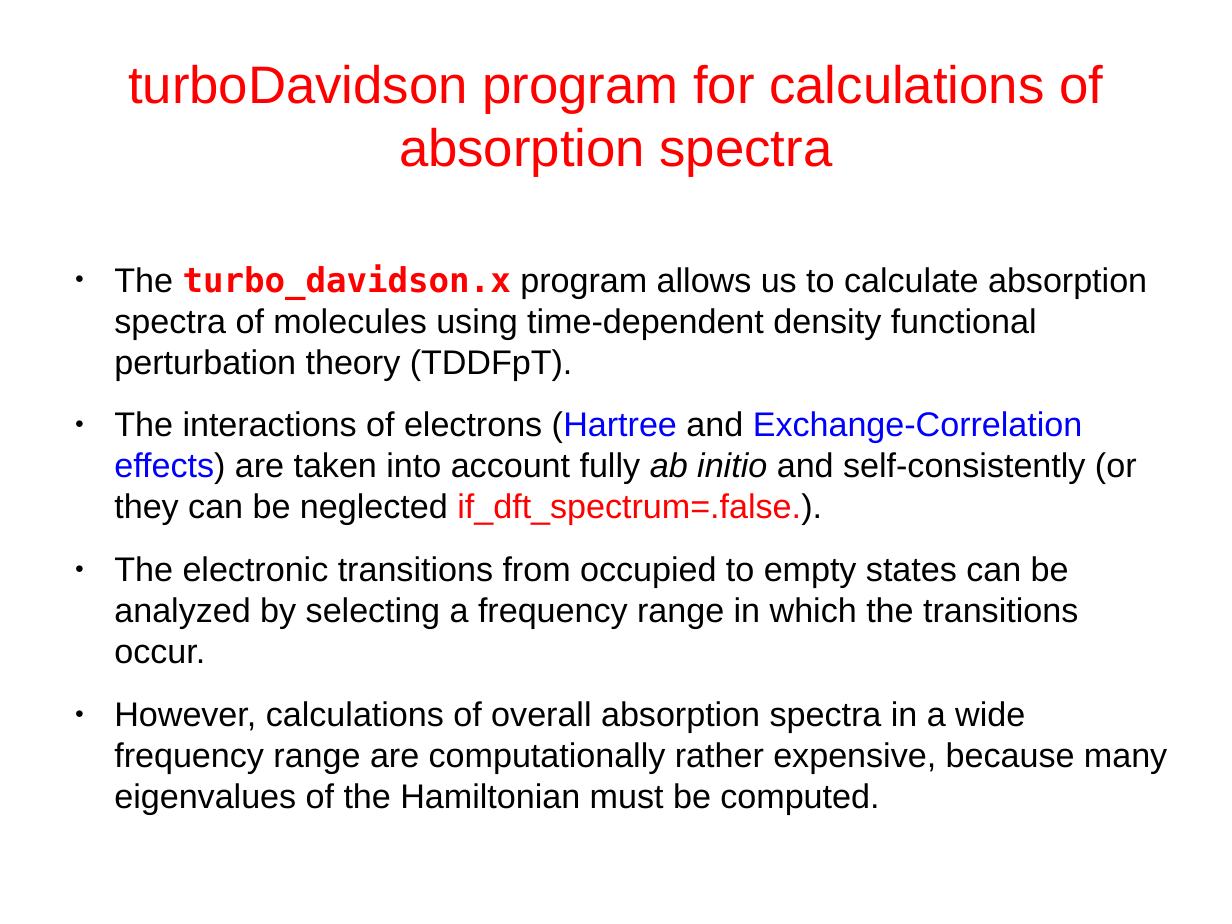
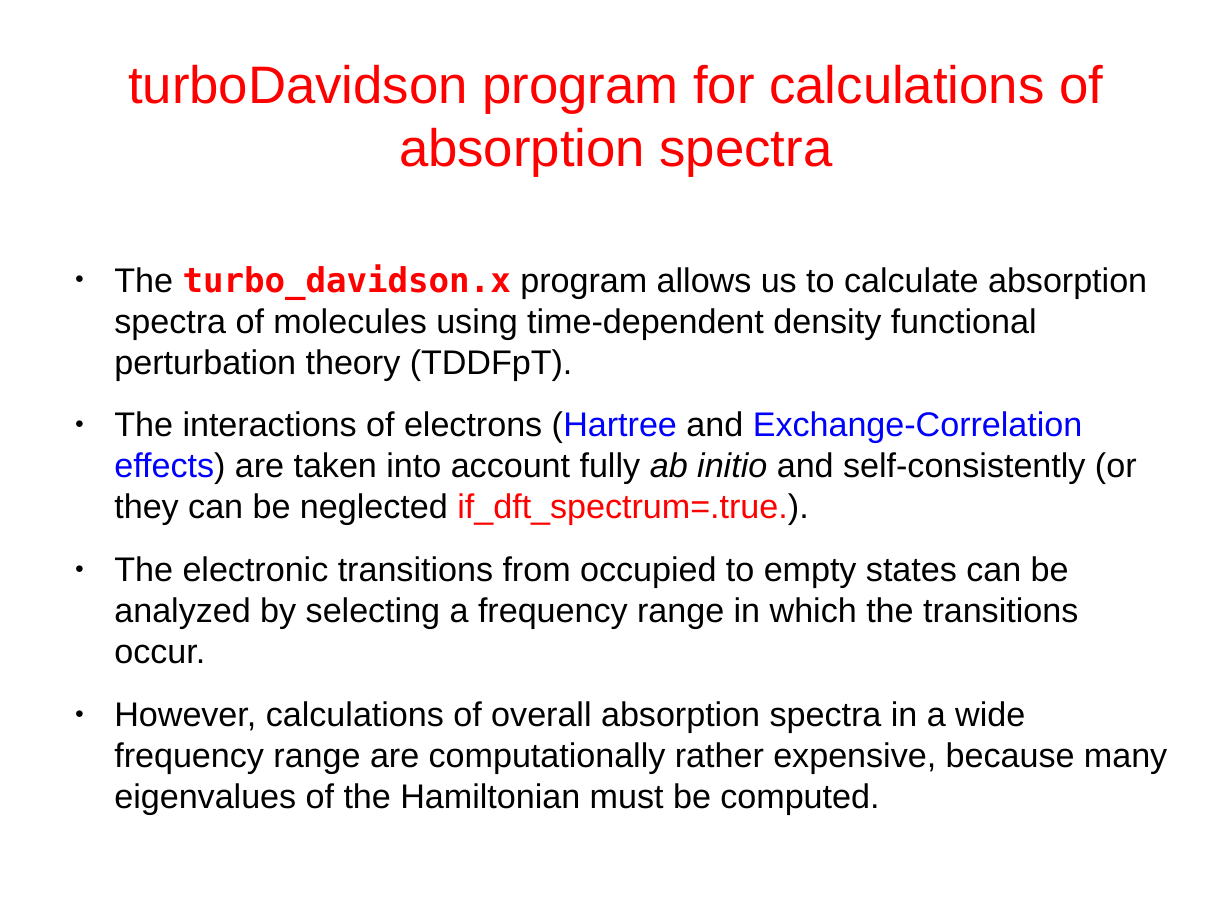
Before and after one commit to thepranab/materials-for-max-qe2021-online-school, a slide deck: slide 4 of slides.sources/handson-day6.odp. Drawn at 1232x924 pixels with LibreOffice and Linux fonts; fonts in the diff are those of the drawing. Boxes give left, top, right and bottom in pixels: in the first picture for what was removed or moved away, otherwise in the second. Text is boxed around its words. In the diff, an @@ line names an element or a change of style, - is before the commit and + after.

```diff
--- a/slides.sources/handson-day6.odp
+++ b/slides.sources/handson-day6.odp
@@ text at bbox=[114, 411, 1137, 525]: text changed @@
-● The interactions of electrons (Hartree and Exchange-Correlation effects) are taken into account fully ab initio and self-consistently (or they can be neglected if_dft_spectrum=.false.).
+● The interactions of electrons (Hartree and Exchange-Correlation effects) are taken into account fully ab initio and self-consistently (or they can be neglected if_dft_spectrum=.true.).
```
Also in this commit, not shown: 2 other slides changed, 1 other file.
